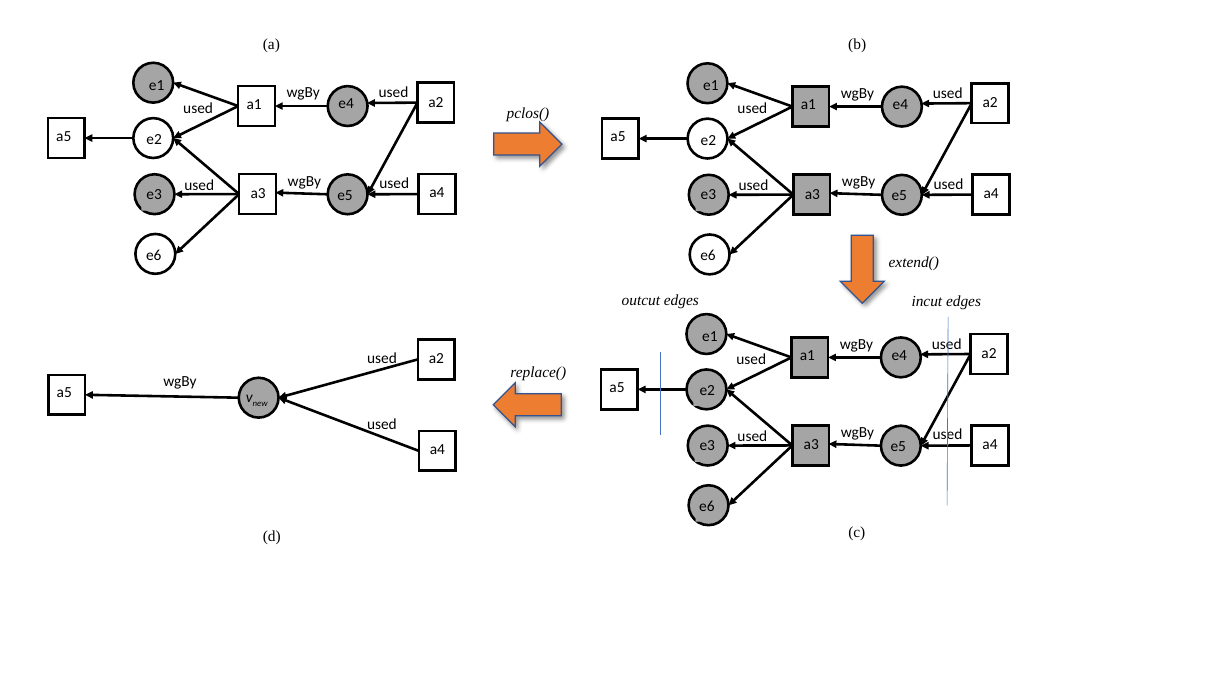
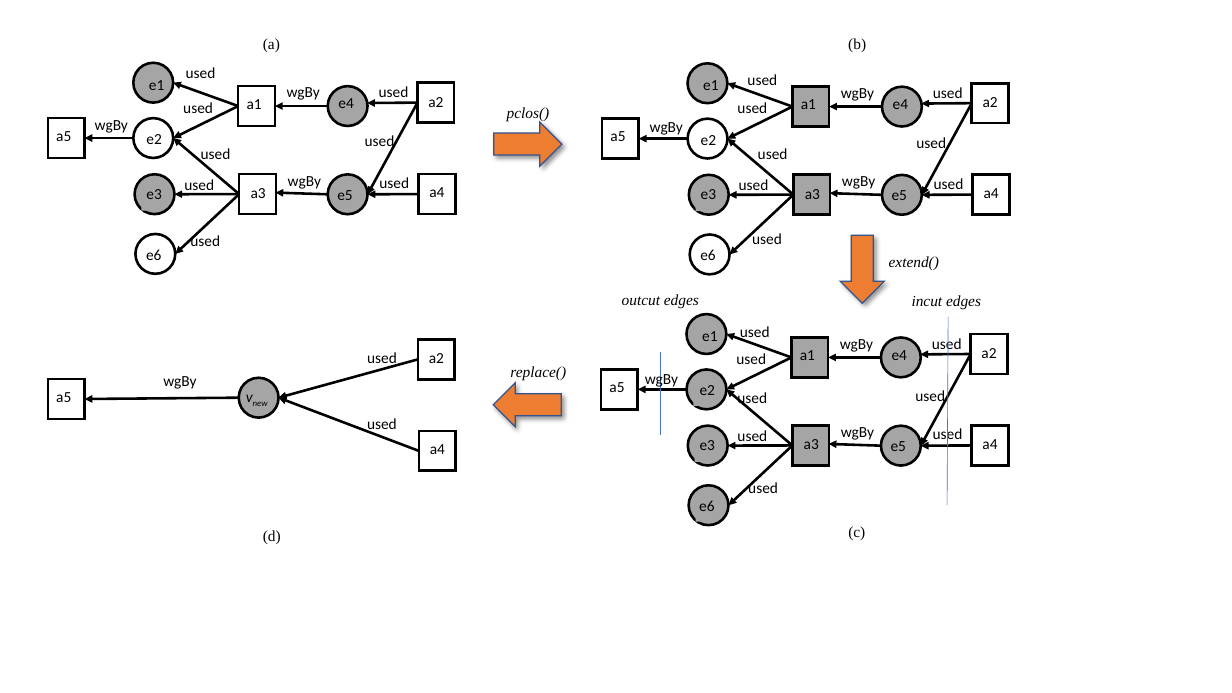
Before and after one commit to PaoloMissier/CEM-DIT, a slide deck: slide 1 of FGCS-2019/reworked-fig7.pptx. Drawn at 1232x693 pixels with LibreOffice and Linux fonts; fonts in the diff are those of the drawing. Boxes give left, top, right and bottom in pixels: in the first picture for what was removed or moved away, otherwise in the second. Text is boxed around its words. In the diff, an @@ line names an element or a change of style, - is before the commit and + after.

```diff
--- a/FGCS-2019/reworked-fig7.pptx
+++ b/FGCS-2019/reworked-fig7.pptx
@@ text added at (x1=186, y1=67, x2=216, y2=78), 12 pt, text #000000 @@
+used
@@ text added at (x1=747, y1=74, x2=777, y2=90), 12 pt, text #000000 @@
+used
@@ text added at (x1=95, y1=120, x2=128, y2=133), 12 pt, text #000000 @@
+wgBy
@@ text added at (x1=201, y1=148, x2=231, y2=164), 12 pt, text #000000 @@
+used
@@ text added at (x1=365, y1=135, x2=395, y2=151), 12 pt, text #000000 @@
+used
@@ text added at (x1=650, y1=122, x2=683, y2=135), 12 pt, text #000000 @@
+wgBy
@@ text added at (x1=758, y1=148, x2=788, y2=164), 12 pt, text #000000 @@
+used
@@ text added at (x1=916, y1=137, x2=946, y2=153), 12 pt, text #000000 @@
+used
@@ text added at (x1=190, y1=233, x2=220, y2=246), 12 pt, text #000000 @@
+used
@@ text added at (x1=752, y1=231, x2=782, y2=244), 12 pt, text #000000 @@
+used
@@ text added at (x1=740, y1=326, x2=770, y2=342), 12 pt, text #000000 @@
+used
@@ text "a5" moved from (x1=57, y1=387, x2=72, y2=397) to (x1=56, y1=392, x2=71, y2=402) @@
@@ rectangle moved from (x1=48, y1=375, x2=85, y2=415) to (x1=48, y1=379, x2=85, y2=419) @@
@@ text added at (x1=645, y1=371, x2=678, y2=389), 12 pt, text #000000 @@
+wgBy
@@ arrow moved from (238, 397) - (85, 395) to (238, 397) - (85, 399) @@
@@ text added at (x1=737, y1=392, x2=767, y2=408), 12 pt, text #000000 @@
+used
@@ text added at (x1=915, y1=390, x2=945, y2=405), 12 pt, text #000000 @@
+used
@@ text added at (x1=748, y1=480, x2=778, y2=493), 12 pt, text #000000 @@
+used
```
Also in this commit, not shown: 6 other files.
